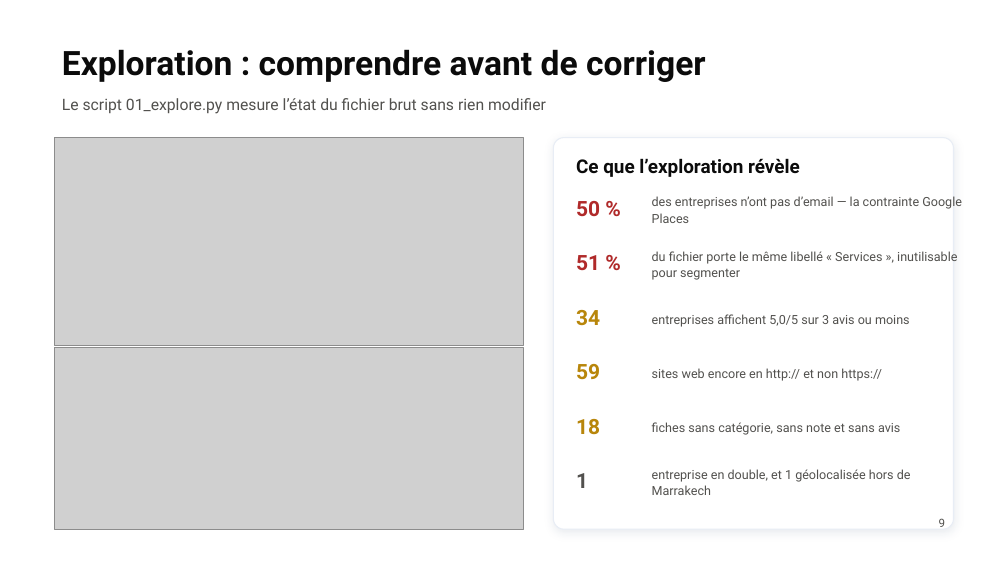
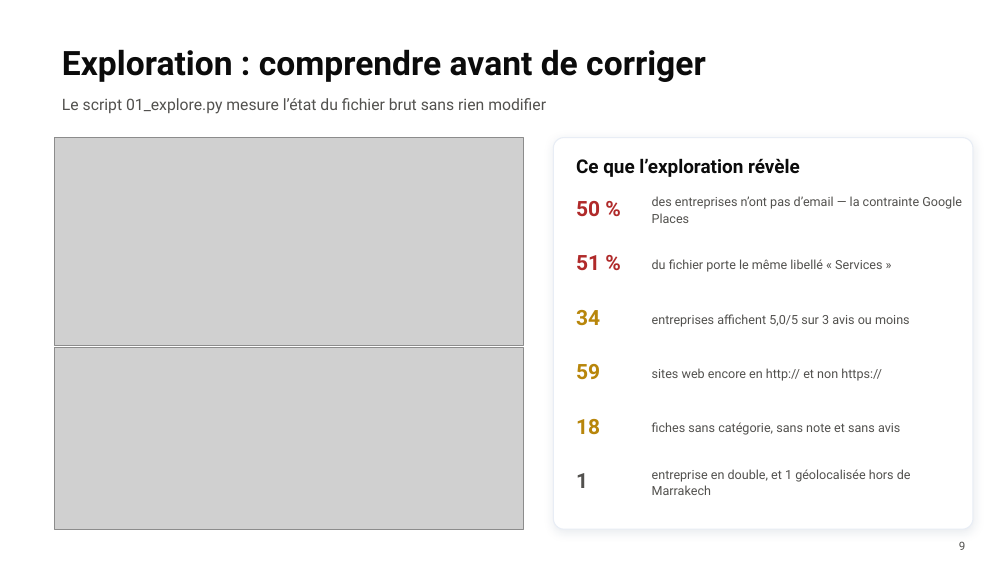
Before and after one commit to slaym-13/Prospect-Suite, a slide deck: slide 9 of presentation/IOADA202_HARMACH_SOULAIMANE_VF.pptx. Drawn at 1008x567 pixels with LibreOffice and Linux fonts; fonts in the diff are those of the drawing; grey boxes stand for pictures; background and template pictures are left out. Boxes give left, top, right and bottom in pixels: in the first picture for what was removed or moved away, otherwise in the second. Text is boxed around its words. In the diff, an @@ line names an element or a change of style, - is before the commit and + after.

```diff
--- a/presentation/IOADA202_HARMACH_SOULAIMANE_VF.pptx
+++ b/presentation/IOADA202_HARMACH_SOULAIMANE_VF.pptx
@@ text "Le script 01_explore.py mesure l’état ..." at bbox=[62, 98, 546, 114]: less space between paragraphs @@
@@ rounded rectangle: place and size @@
-rounded rectangle at bbox=[554, 138, 954, 529]
+rounded rectangle at bbox=[554, 138, 973, 529]
@@ text at bbox=[652, 259, 882, 272]: text changed @@
-du fichier porte le même libellé « Services », inutilisable pour segmenter
+du fichier porte le même libellé « Services »
@@ page number: place and size @@
-page number at bbox=[939, 519, 945, 527]
+page number at bbox=[959, 541, 965, 550]
```
Also in this commit, not shown: 20 other slides changed.
